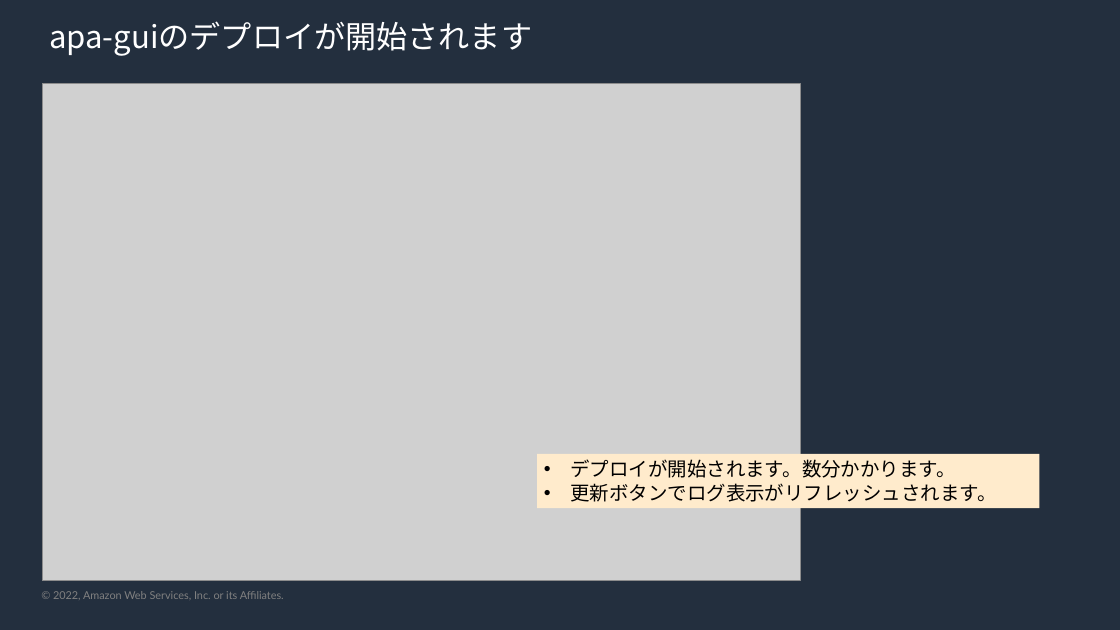
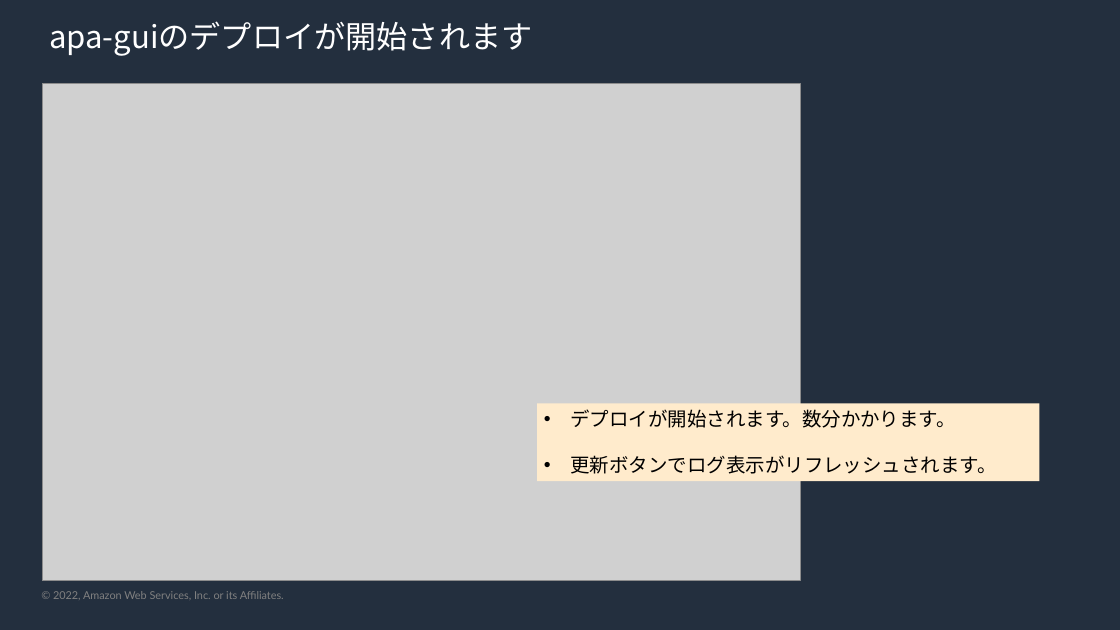
Before and after one commit to kmorooka/modern-skeleton, a slide deck: slide 28 of skeleton-guide.pptx. Drawn at 1120x630 pixels with LibreOffice and Linux fonts; fonts in the diff are those of the drawing; grey boxes stand for pictures; background and template pictures are left out. Boxes give left, top, right and bottom in pixels: in the first picture for what was removed or moved away, otherwise in the second. Text is boxed around its words. In the diff, an @@ line names an element or a change of style, - is before the commit and + after.

```diff
--- a/skeleton-guide.pptx
+++ b/skeleton-guide.pptx
@@ rectangle "デプロイが開始されます。数分かかります。": place and size @@
-rectangle "デプロイが開始されます。数分かかります。" at box(537, 454, 1039, 508)
+rectangle "デプロイが開始されます。数分かかります。" at box(537, 403, 1039, 481)
```
Also in this commit, not shown: 9 other slides changed, 3 other files.
